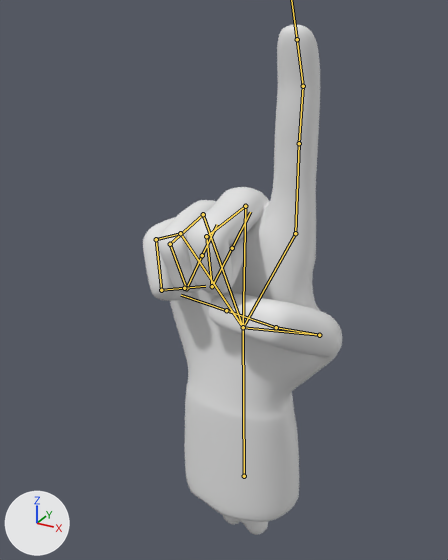
One commit to the FBX model Assets/MyAssets/hands  v2.fbx: the scene before it, then after it.
One viewpoint serves both versions: a camera (50 mm lens) standing at (0.709, -1.455, 1.654) and looking at (-0.081, -0.018, 0.935). Lighting does not change. The marker at lower left points along +X, +Y and +Z. Both versions are drawn at frame 1 of the action 'Hand|point'; the numbers are the values there. The bones that bend it are drawn over the model as lines.

Names of what the first picture shows: 'Vert'.
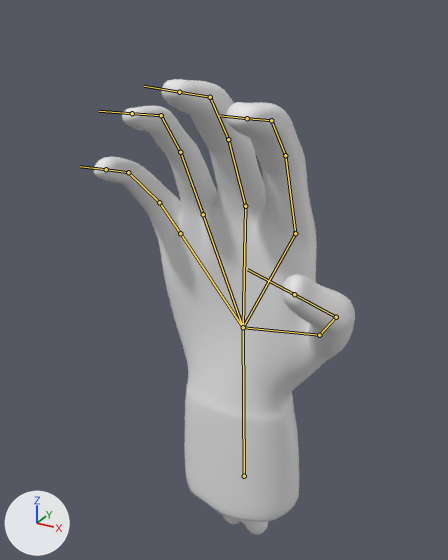
Location of each change, [x1, y1, x2, y2] in pixels of the pictures (448 x 560 px):
'Vert', posed (31% wider, 11% shorter)
    before: [143, 25, 342, 522]
    after: [94, 79, 355, 522]
bone 'ThumbProximal', root to tip
    before: (319, 335) to (276, 327)
    after: (319, 335) to (336, 317)
bone 'ThumbDistal', root to tip
    before: (276, 327) to (226, 310)
    after: (336, 317) to (294, 294)
bone 'IndexProximal', root to tip
    before: (295, 233) to (299, 143)
    after: (295, 233) to (285, 155)
bone 'IndexMiddle', root to tip
    before: (299, 143) to (303, 86)
    after: (285, 155) to (271, 120)
bone 'IndexDistal', root to tip
    before: (303, 86) to (297, 39)
    after: (271, 120) to (247, 118)
bone 'MiddleProximal', root to tip
    before: (245, 206) to (206, 236)
    after: (245, 206) to (228, 139)
bone 'MiddleMiddle', root to tip
    before: (206, 236) to (212, 286)
    after: (228, 139) to (210, 97)
bone 'MiddleDistal', root to tip
    before: (212, 286) to (232, 248)
    after: (210, 97) to (179, 92)
bone 'RingProximal', root to tip
    before: (203, 214) to (170, 244)
    after: (203, 214) to (180, 152)
bone 'RingMiddle', root to tip
    before: (170, 244) to (186, 288)
    after: (180, 152) to (161, 115)
bone 'RingDistal', root to tip
    before: (186, 288) to (202, 255)
    after: (161, 115) to (132, 113)
bone 'PinkyProximal', root to tip
    before: (180, 233) to (156, 239)
    after: (180, 233) to (159, 202)
bone 'PinkyMiddle', root to tip
    before: (156, 239) to (161, 290)
    after: (159, 202) to (128, 172)
bone 'PinkyDistal', root to tip
    before: (161, 290) to (184, 288)
    after: (128, 172) to (106, 169)

The edits, one by one:
Bone 'ThumbProximal' (bone_thumbproximal) turns from (73, -29, 10) to (38, -7, -14) degrees about its own x, y and z.
Bone 'ThumbDistal' (bone_thumbdistal) turns from (16, -12, 48) to (29, 16, 35) degrees about its own x, y and z.
Bone 'IndexProximal' (bone_indexproximal) turns from (-6, 0, 0) to (14, 0, 0) degrees about its own x, y and z.
Bone 'IndexMiddle' (bone_indexmiddle) turns from (-6, 0, 0) to (14, 0, 0) degrees about its own x, y and z.
Bone 'IndexDistal' (bone_indexdistal) turns from (-6, 0, 0) to (14, 0, 0) degrees about its own x, y and z.
Bone 'MiddleProximal' (bone_middleproximal) turns from (88, -1, 0) to (14, 0, 0) degrees about its own x, y and z.
Bone 'MiddleMiddle' (bone_middlemiddle) turns from (88, -1, 0) to (14, 0, 0) degrees about its own x, y and z.
Bone 'MiddleDistal' (bone_middledistal) turns from (88, -1, 0) to (14, 0, 0) degrees about its own x, y and z.
Bone 'RingProximal' (bone_ringproximal) turns from (89, 6, 5) to (14, 0, 0) degrees about its own x, y and z.
Bone 'RingMiddle' (bone_ringmiddle) turns from (89, 6, 5) to (14, 0, 0) degrees about its own x, y and z.
Bone 'RingDistal' (bone_ringdistal) turns from (89, 6, 5) to (14, 0, 0) degrees about its own x, y and z.
Bone 'PinkyProximal' (bone_pinkyproximal) turns from (73, 0, 0) to (14, 0, 0) degrees about its own x, y and z.
Bone 'PinkyMiddle' (bone_pinkymiddle) turns from (73, 0, 0) to (14, 0, 0) degrees about its own x, y and z.
Bone 'PinkyDistal' (bone_pinkydistal) turns from (73, 0, 0) to (14, 0, 0) degrees about its own x, y and z.
